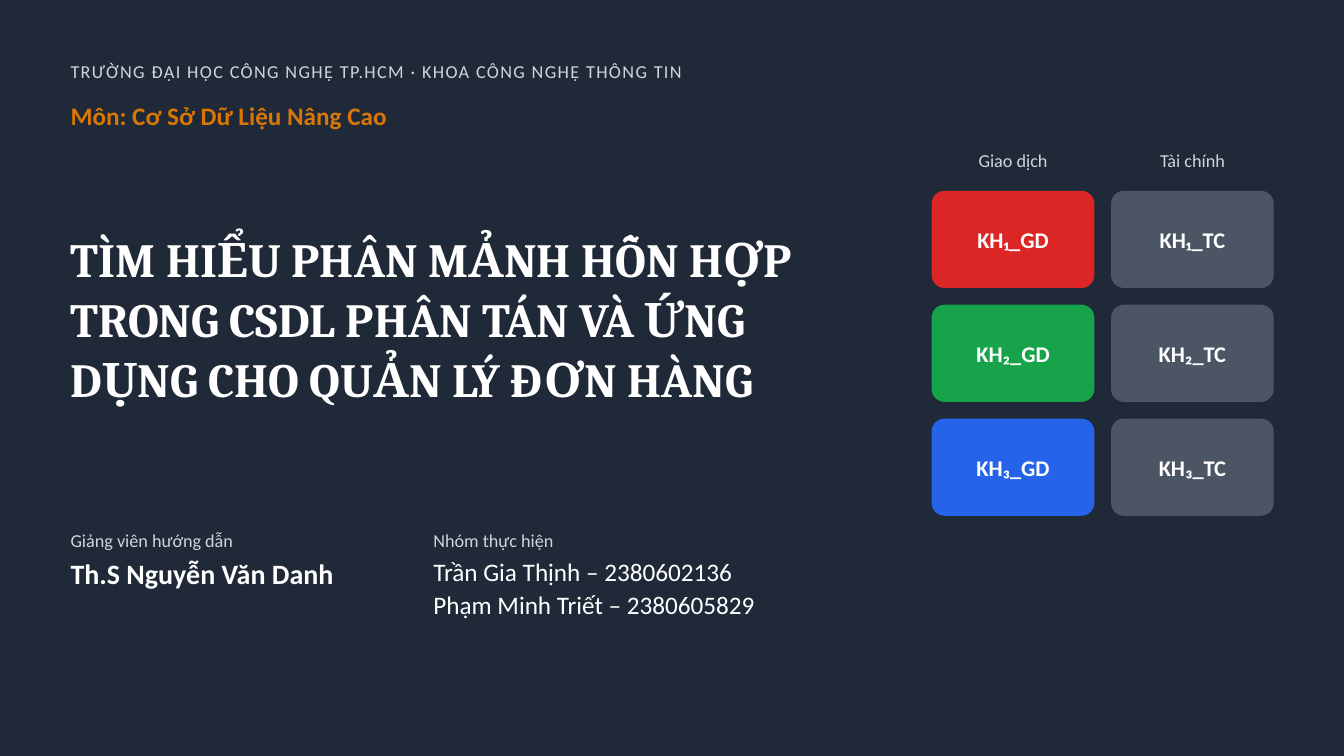
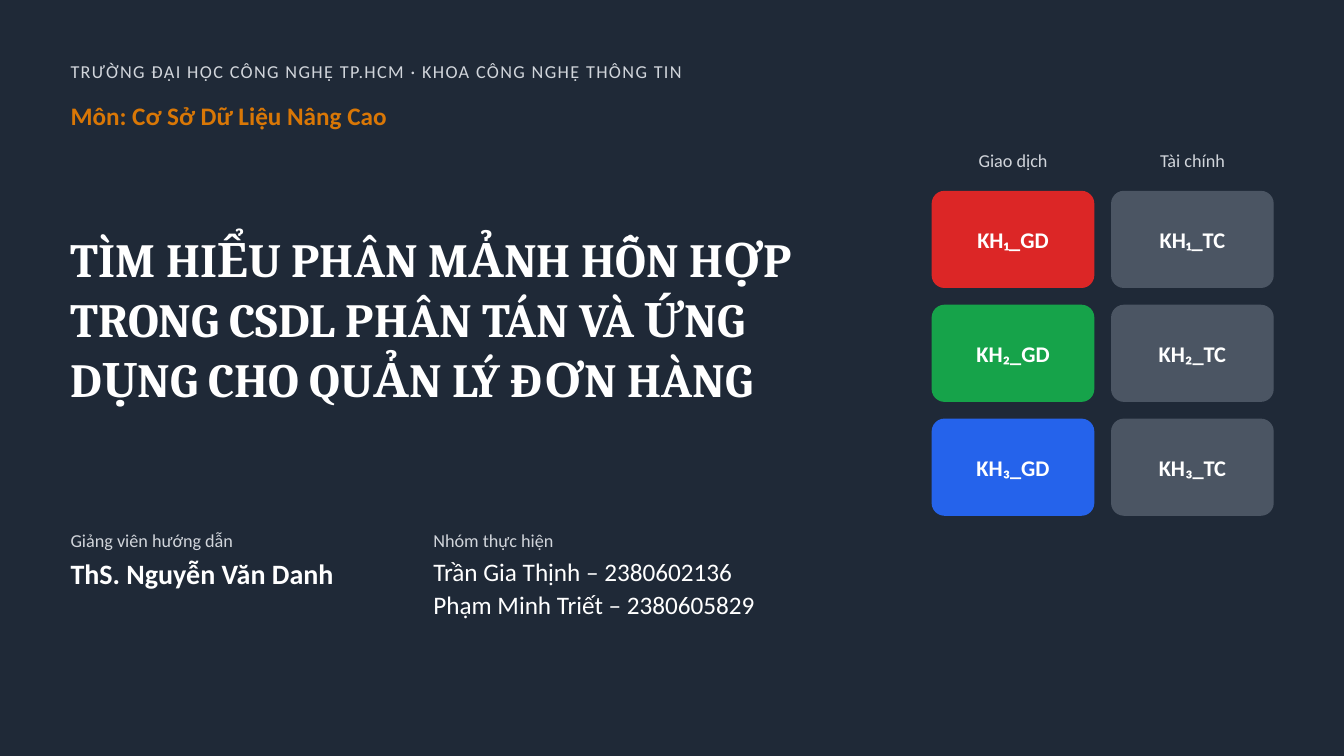
Before and after one commit to LixusThinh/distributed-db-hybrid-fragmentation, a slide deck: slide 1 of slides/Slide_PhanManhHonHop.pptx. Drawn at 1344x756 pixels with LibreOffice and Linux fonts; fonts in the diff are those of the drawing. Boxes give left, top, right and bottom in pixels: in the first picture for what was removed or moved away, otherwise in the second. Text is boxed around its words. In the diff, an @@ line names an element or a change of style, - is before the commit and + after.

```diff
--- a/slides/Slide_PhanManhHonHop.pptx
+++ b/slides/Slide_PhanManhHonHop.pptx
@@ text at (x1=71, y1=561, x2=334, y2=589): text changed @@
-Th.S Nguyễn Văn Danh
+ThS. Nguyễn Văn Danh
```
Also in this commit, not shown: 12 other files.
